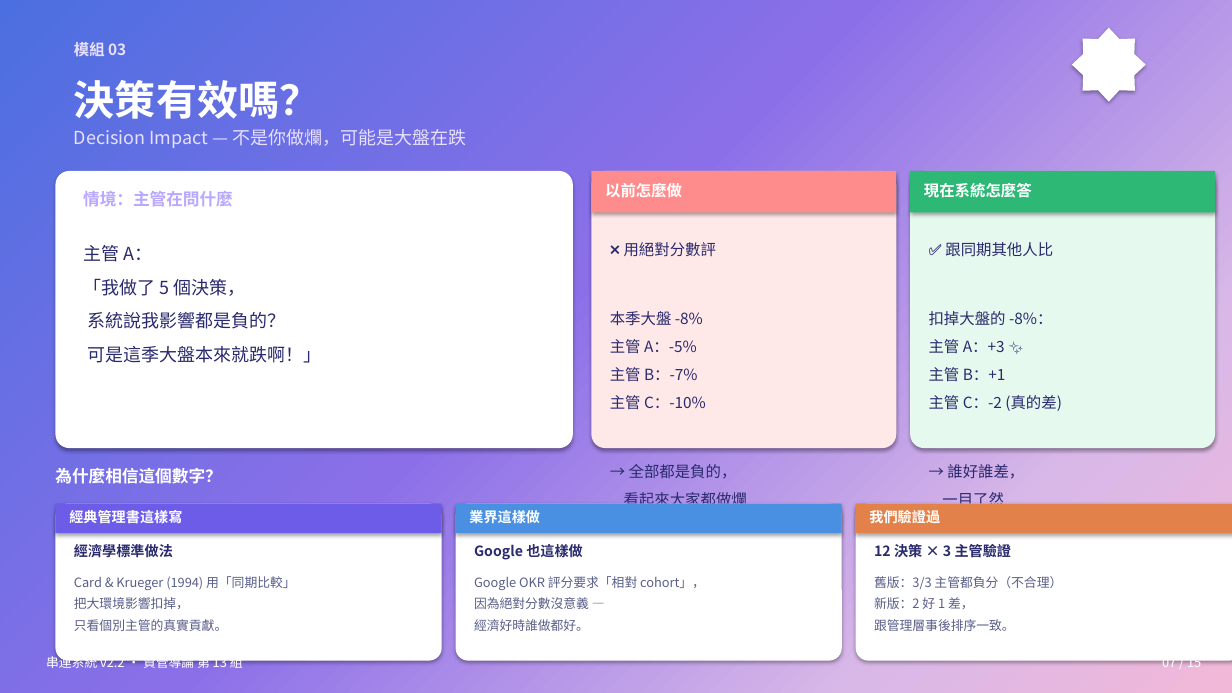
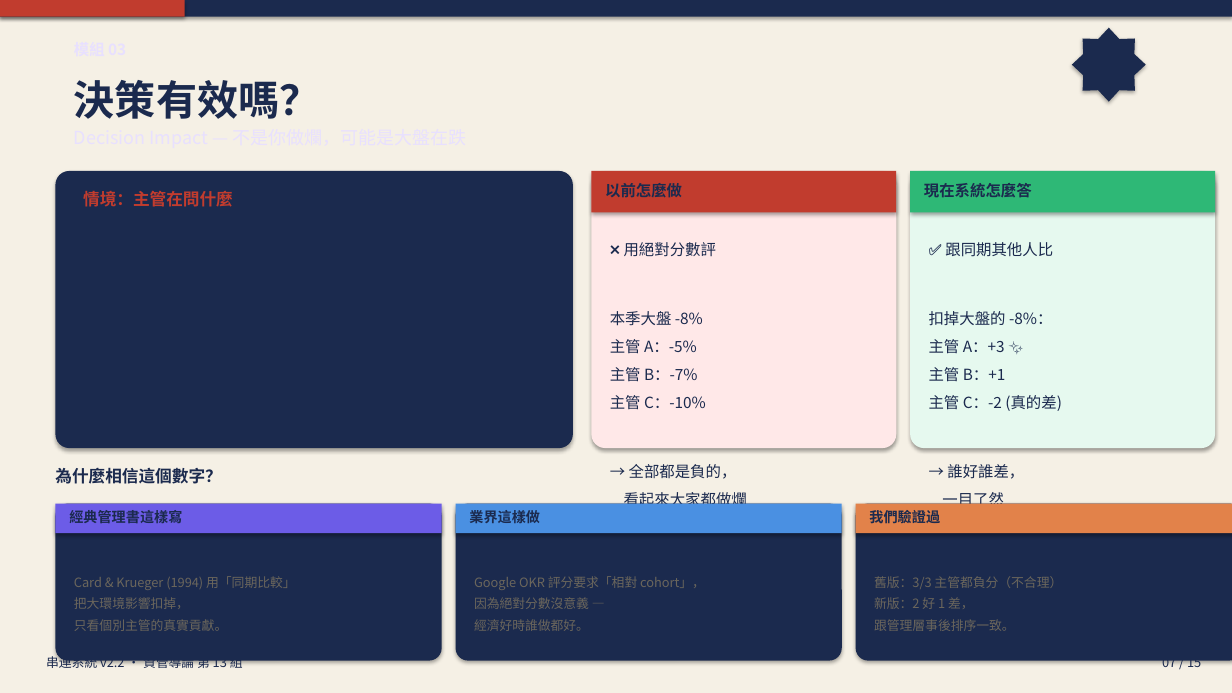
Before and after one commit to Peter2594/chuanlien-system-v2, a slide deck: slide 7 of docs/串連系統_簡報.pptx. Drawn at 1232x693 pixels with LibreOffice and Linux fonts; fonts in the diff are those of the drawing. Boxes give left, top, right and bottom in pixels: in the first picture for what was removed or moved away, otherwise in the second. Text is boxed around its words. In the diff, an @@ line names an element or a change of style, - is before the commit and + after.

```diff
--- a/docs/串連系統_簡報.pptx
+++ b/docs/串連系統_簡報.pptx
@@ rectangle at [0, 0, 1232, 693]: fill gradient #4B6FE0 to #8B6FE8 to #D9B8E8 to #F2B8D8 to #F5F0E5 @@
@@ rectangle added at [0, 0, 1232, 17], fill #1B2A4E @@
@@ rectangle added at [0, 0, 185, 17], fill #C13C2E @@
@@ text removed at [74, 42, 126, 56] @@
-模組 03
@@ text removed at [74, 129, 467, 148] @@
-Decision Impact — 不是你做爛，可能是大盤在跌
@@ rectangle at [592, 171, 897, 213]: fill #FF8C8C to #C13C2E @@
@@ text "情境：主管在問什麼" at [83, 191, 233, 207]: text colour #B8A8FF to #C13C2E @@
@@ text "❌ 用絕對分數評" at [610, 242, 747, 509]: text colour #2A2A6E to #1B2A4E @@
@@ text "✅ 跟同期其他人比" at [929, 242, 1062, 509]: text colour #2A2A6E to #1B2A4E @@
@@ text removed at [83, 245, 321, 363] @@
-主管 A：
-「我做了 5 個決策，
-系統說我影響都是負的？
-可是這季大盤本來就跌啊！」
@@ fill #FFFFFF to #1B2A4E in 5 elements at [1072, 28, 1146, 102], [55, 171, 573, 448], [456, 504, 842, 661], [856, 504, 1232, 661], [55, 504, 442, 661] @@
@@ text removed at [74, 542, 173, 560] @@
-經濟學標準做法
@@ text removed at [474, 544, 583, 560] @@
-Google 也這樣做
@@ text colour #5A5F8A to #6B665C in 3 elements at [74, 576, 296, 631], [474, 576, 705, 631], [874, 576, 1062, 631] @@
@@ text removed at [874, 542, 1012, 560] @@
-12 決策 × 3 主管驗證
@@ text colour #FFFFFF to #1B2A4E in 9 elements at [74, 80, 320, 119], [605, 183, 682, 198], [924, 183, 1032, 198], [55, 467, 221, 484], [69, 509, 182, 527], [469, 510, 540, 523], [869, 509, 940, 527], [46, 653, 243, 671], [1162, 653, 1201, 671] @@
```
Also in this commit, not shown: 14 other slides changed, 1 other file.
